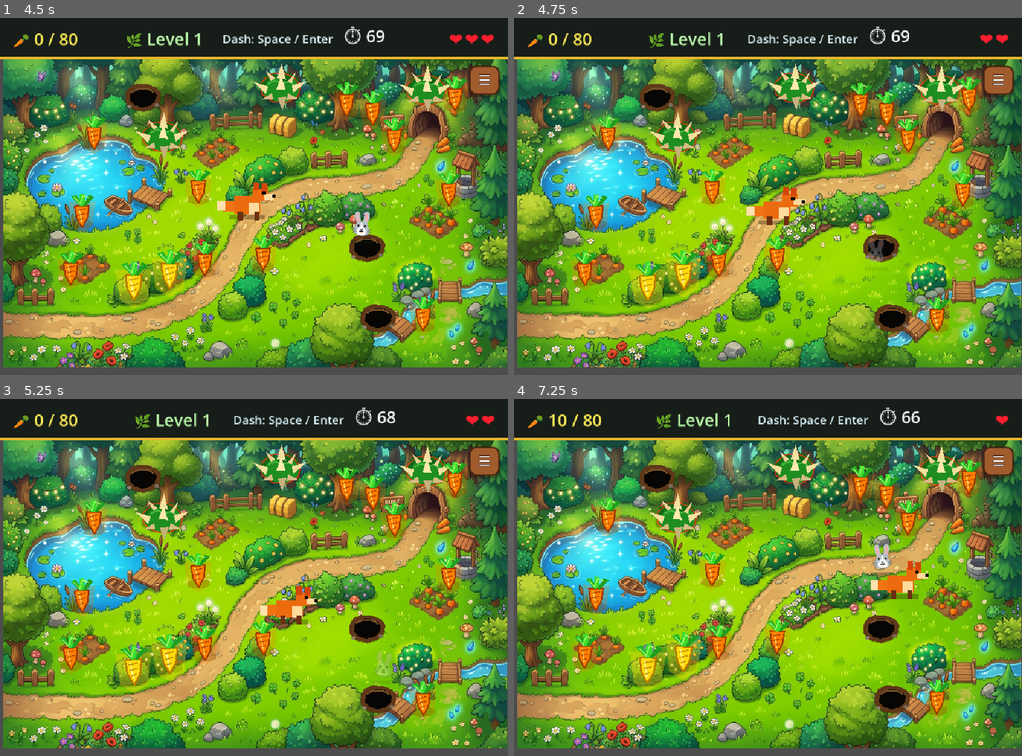
Above: before the commit, frames 1-4 (two rows, left to right).
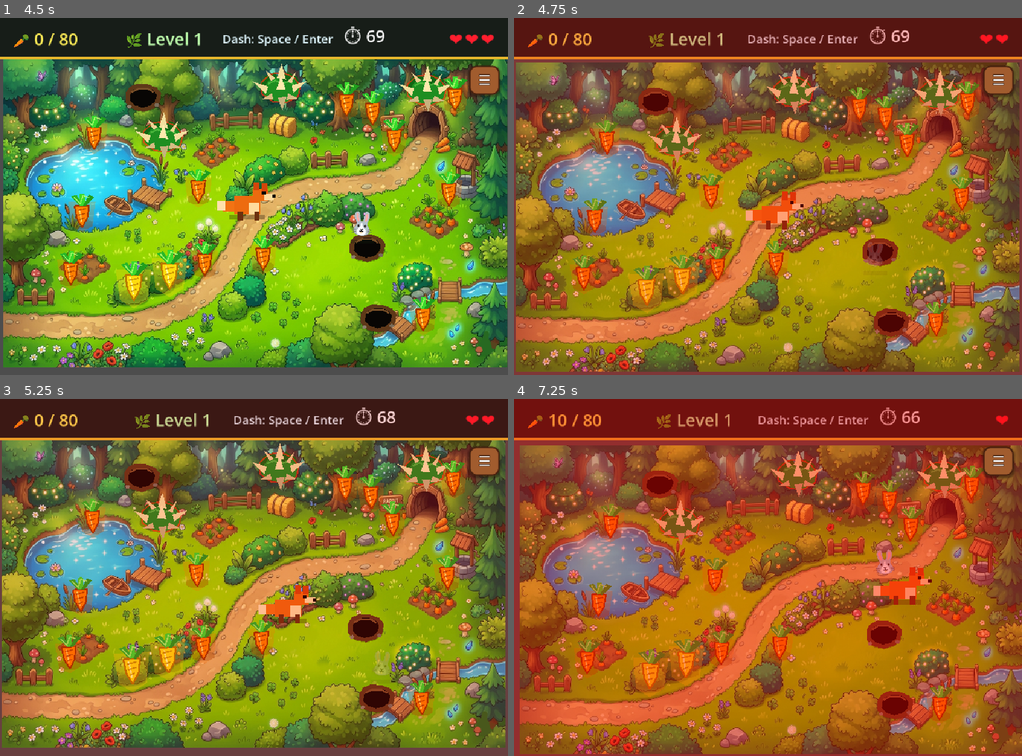
Above: after the commit, the same moments.

Repository: hamzabasem900-source/RUBBY
Game: Godot game, scene res://scenes/MainMenu.tscn
Two runs of this game, one before a commit and one after it. Both use one fixed random seed, a clock stepped at 60 frames per second and the inputs below.
Inputs (mouse positions are in pixels of both pictures, inside the frame that each line leads up to):
- Up to frame 1 (4.5 s): click "▶ Start Game" at 0.5 s; click "🌱 1 Easy Garden" at 1.25 s; click "☰" at 2 s; click "🔄 Restart Level" at 2.75 s; tap Enter (ui_accept) at 3.5, 3.77 s; move the mouse to (365, 178) at 3.52 s; hold D (move_right) 3.53-4.28 s; click (365, 178) at 3.67 s; move the mouse to (152, 214) at 4.27 s; hold S (move_down) from 4.28 s (still down); click (152, 214) at 4.42 s
- Up to frame 2 (4.75 s): keep holding S (move_down); tap Enter (ui_accept) at 4.52 s
- Up to frame 3 (5.25 s): move the mouse to (304, 498) at 5.02 s; release S (move_down) at 5.03 s; hold D (move_right) from 5.03 s (still down); click (304, 498) at 5.17 s
- Up to frame 4 (7.25 s): move the mouse to (742, 648) at 5.77 s; release D (move_right) at 5.78 s; hold W (move_up) 5.78-6.53 s; click (742, 648) at 5.92 s; tap Enter (ui_accept) at 6.02, 6.77 s; move the mouse to (920, 631) at 6.52 s; hold A (move_left) from 6.53 s (still down); click (920, 631) at 6.67 s

Frame 1 is identical in both runs. In frame 2, 99% of the frame differs, in the area x 0-100%, y 0-100%; in frame 3, 93%; in frame 4, 99%.

Commit message:
Add damage flash and screen shake

Diff:
--- a/scripts/game_level.gd
+++ b/scripts/game_level.gd
@@ -21,19 +21,32 @@
 var _pause_layer: CanvasLayer
 var _pause_overlay: Control
 var _pause_button: Button
+var _damage_layer: CanvasLayer
+var _damage_overlay: ColorRect
+var _damage_timer: float = 0.0
+var _base_position: Vector2 = Vector2.ZERO
+
+const DAMAGE_EFFECT_DURATION: float = 1.2
+const DAMAGE_SHAKE_STRENGTH: float = 15.0
 
 func _ready() -> void:
 	process_mode = Node.PROCESS_MODE_ALWAYS
+	_base_position = position
 	GameManager.level_won.connect(_on_level_won)
 	GameManager.game_over.connect(_on_game_over)
+	GameManager.damage_taken.connect(_on_damage_taken)
 	GameManager.timer_running = true
 	AudioManager.play_gameplay_music()
 	_spawn_all()
+	_build_damage_effect()
 	_build_pause_menu()
 
 func _process(delta: float) -> void:
-	if not transitioning and not get_tree().paused:
+	if get_tree().paused:
+		return
+	if not transitioning:
 		GameManager.tick_timer(delta)
+	_update_damage_effect(delta)
 
 func _input(event: InputEvent) -> void:
 	if event.is_action_pressed("ui_cancel") or _is_escape_key(event):
@@ -46,7 +59,48 @@
 	return event is InputEventKey and event.pressed and not event.echo and event.keycode == KEY_ESCAPE
 
 func _exit_tree() -> void:
-	get_tree().paused = false
+	position = _base_position
+	get_tree().paused = false
+
+
+# ── Damage Feedback ──────────────────────────────────────────────────────────
+
+func _build_damage_effect() -> void:
+	_damage_layer = CanvasLayer.new()
+	_damage_layer.name = "DamageLayer"
+	_damage_layer.layer = 45
+	_damage_layer.process_mode = Node.PROCESS_MODE_ALWAYS
+	add_child(_damage_layer)
+
+	_damage_overlay = ColorRect.new()
+	_damage_overlay.name = "RedDamageFlash"
+	_damage_overlay.visible = false
+	_damage_overlay.mouse_filter = Control.MOUSE_FILTER_IGNORE
+	_damage_overlay.set_anchors_preset(Control.PRESET_FULL_RECT)
+	_damage_overlay.color = Color(1.0, 0.0, 0.0, 0.0)
+	_damage_layer.add_child(_damage_overlay)
+
+func _on_damage_taken(_new_lives: int) -> void:
+	_damage_timer = DAMAGE_EFFECT_DURATION
+	if _damage_overlay != null:
+		_damage_overlay.visible = true
+		_damage_overlay.color = Color(1.0, 0.02, 0.0, 0.42)
+
+func _update_damage_effect(delta: float) -> void:
+	if _damage_timer <= 0.0:
+		return
+	_damage_timer = max(0.0, _damage_timer - delta)
+	var fade := _damage_timer / DAMAGE_EFFECT_DURATION
+	var pulse := 0.75 + sin(Time.get_ticks_msec() * 0.045) * 0.25
+	if _damage_overlay != null:
+		_damage_overlay.color = Color(1.0, 0.0, 0.0, 0.46 * fade * pulse)
+		_damage_overlay.visible = _damage_timer > 0.0
+
+	if _damage_timer > 0.0:
+		var strength := DAMAGE_SHAKE_STRENGTH * fade
+		position = _base_position + Vector2(randf_range(-strength, strength), randf_range(-strength, strength))
+	else:
+		position = _base_position
 
 # ── Pause Menu ────────────────────────────────────────────────────────────────
 
--- a/scripts/game_manager.gd
+++ b/scripts/game_manager.gd
@@ -6,6 +6,7 @@
 
 signal score_changed(new_score: int)
 signal lives_changed(new_lives: int)
+signal damage_taken(new_lives: int)
 signal time_changed(new_time: float)
 signal level_won
 signal game_over
@@ -216,6 +217,7 @@
 		return
 	lives -= 1
 	lives_changed.emit(lives)
+	damage_taken.emit(lives)
 	if lives <= 0:
 		_gameover_emitted = true
 		game_over.emit()
